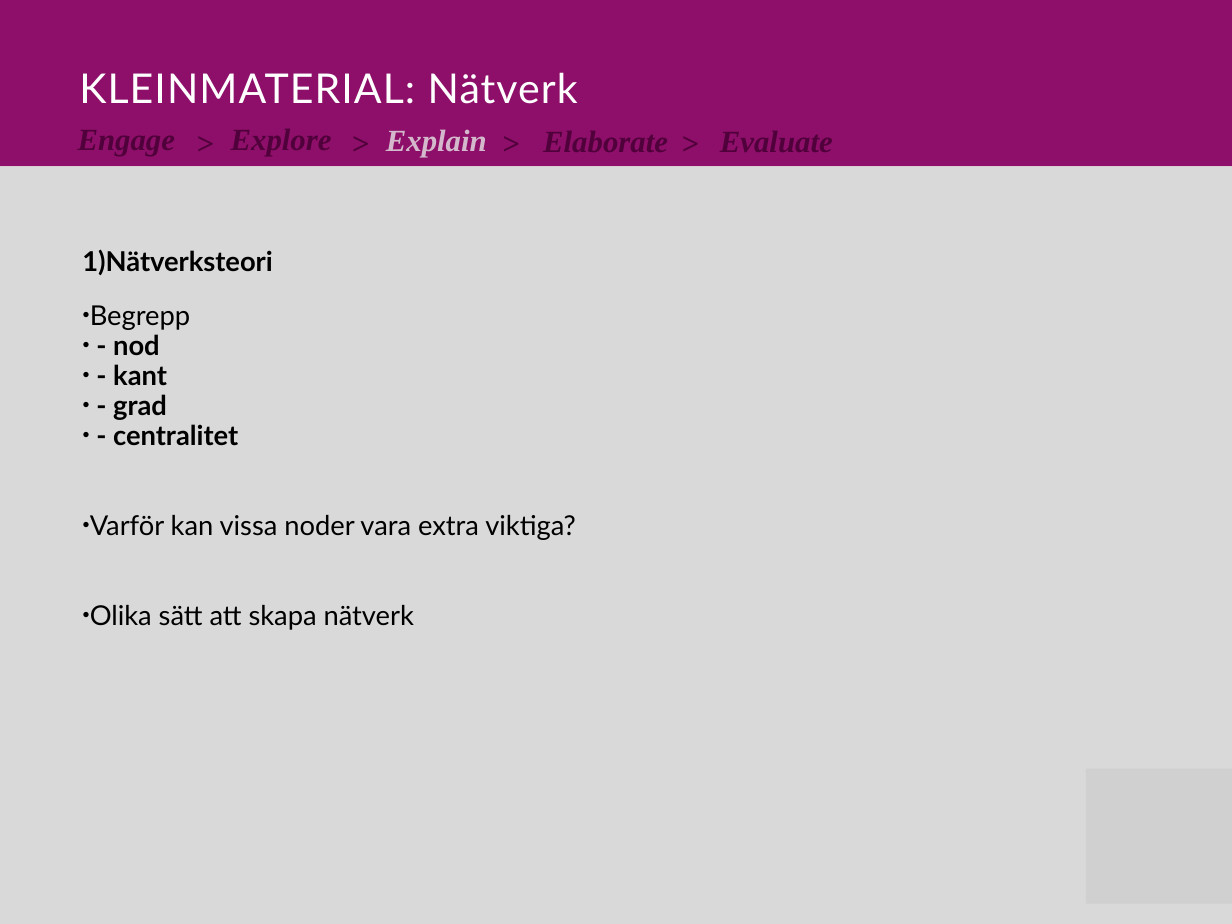
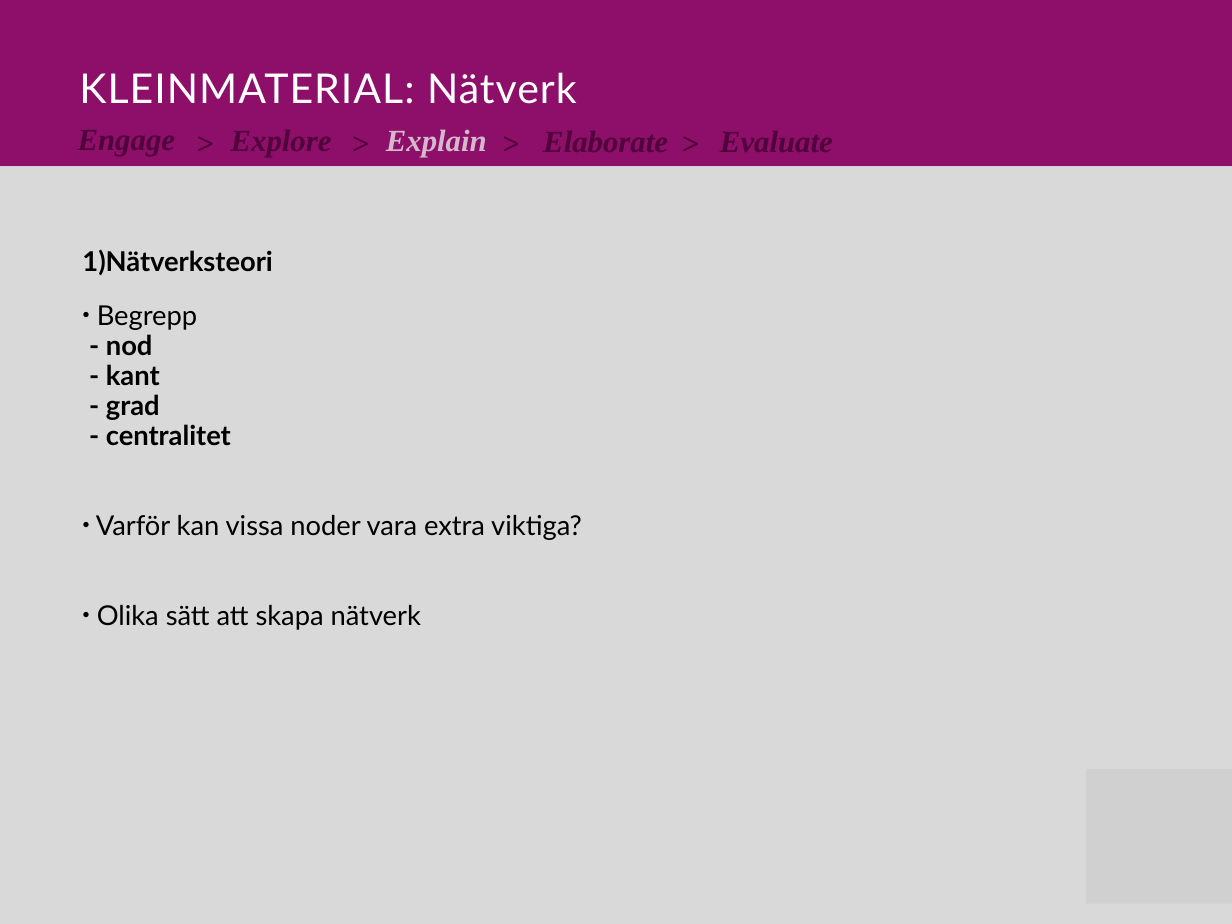
Before and after one commit to Niwsters/teaching-materials-thesis, a slide deck: slide 5 of revisions/2017-nätverk/material_nätverk_revision.pptx. Drawn at 1232x924 pixels with LibreOffice and Linux fonts; fonts in the diff are those of the drawing; grey boxes stand for pictures. Boxes give left, top, right and bottom in pixels: in the first picture for what was removed or moved away, otherwise in the second. Text is boxed around its words. In the diff, an @@ line names an element or a change of style, - is before the commit and + after.

Commit message:
additional changes to "nätverk"

```diff
--- a/revisions/2017-nätverk/material_nätverk_revision.pptx
+++ b/revisions/2017-nätverk/material_nätverk_revision.pptx
@@ text "Begrepp" at [96,305,582,630]: indent changed; bullet ● to none @@
```
Also in this commit, not shown: 8 other slides changed, 1 other file.
